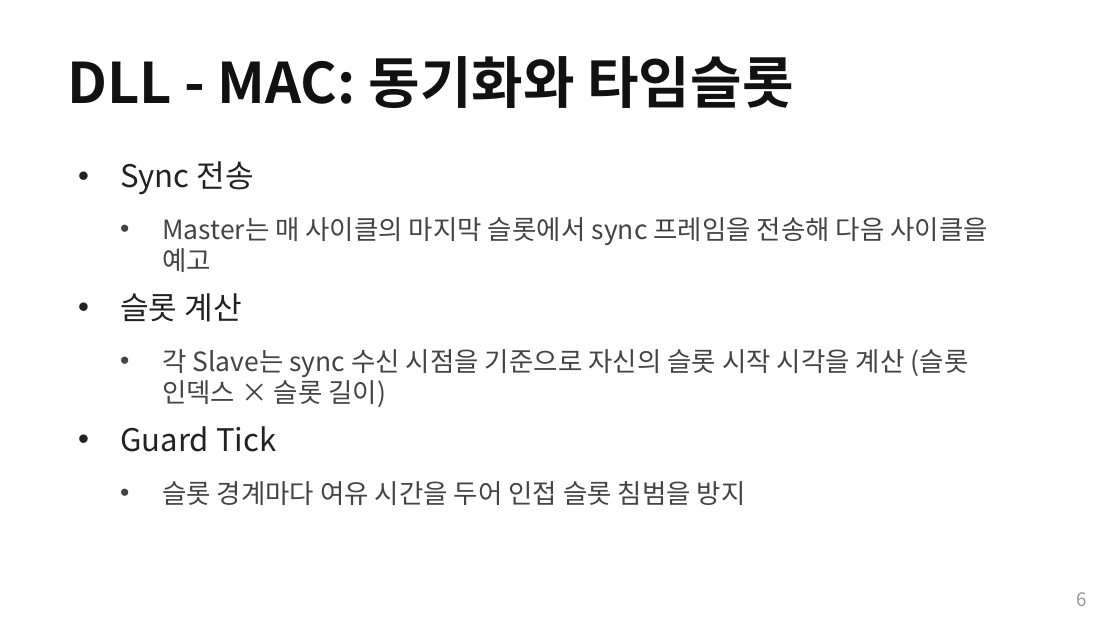
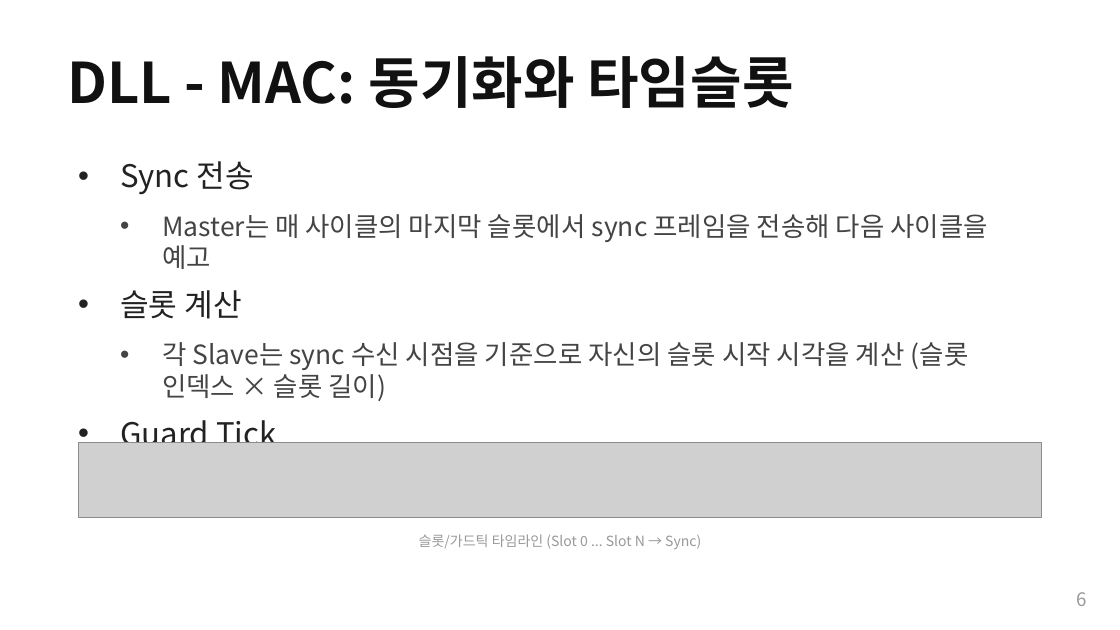
Before and after one commit to Woodong02/SoC_Design_and_Programming, a slide deck: slide 6 of section2_tdma_protocol.pptx. Drawn at 1120x630 pixels with LibreOffice and Linux fonts; fonts in the diff are those of the drawing; grey boxes stand for pictures. Boxes give left, top, right and bottom in pixels: in the first picture for what was removed or moved away, otherwise in the second. Text is boxed around its words. In the diff, an @@ line names an element or a change of style, - is before the commit and + after.

```diff
--- a/section2_tdma_protocol.pptx
+++ b/section2_tdma_protocol.pptx
@@ text at (120, 161, 276, 453): less space between paragraphs @@
@@ picture added at (78, 442, 1042, 517) @@
@@ text added at (419, 534, 701, 549), 9 pt, text #999999 @@
+슬롯/가드틱 타임라인 (Slot 0 ... Slot N → Sync)
```
Also in this commit, not shown: 6 other slides changed, 11 other files.
